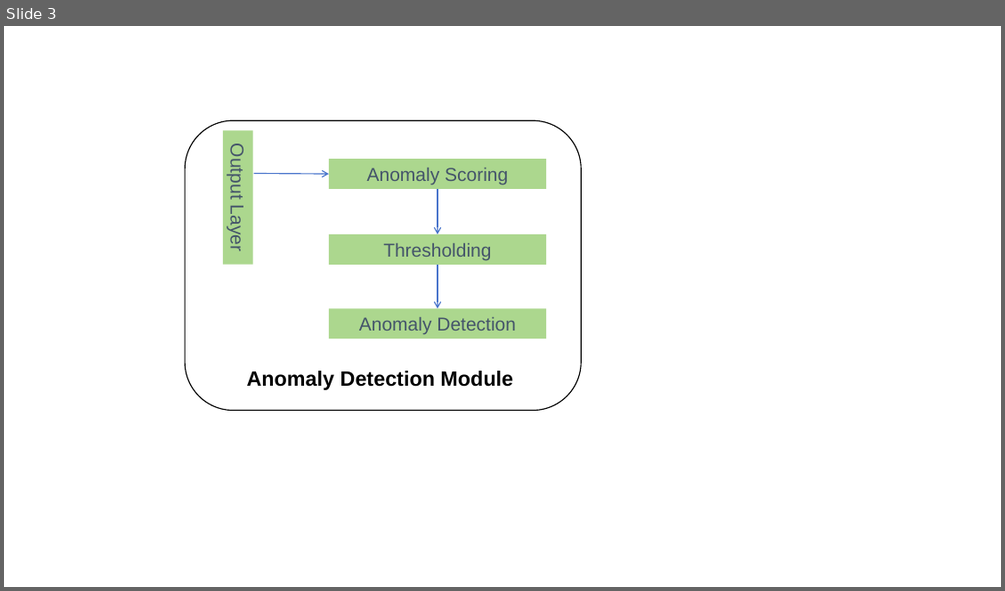
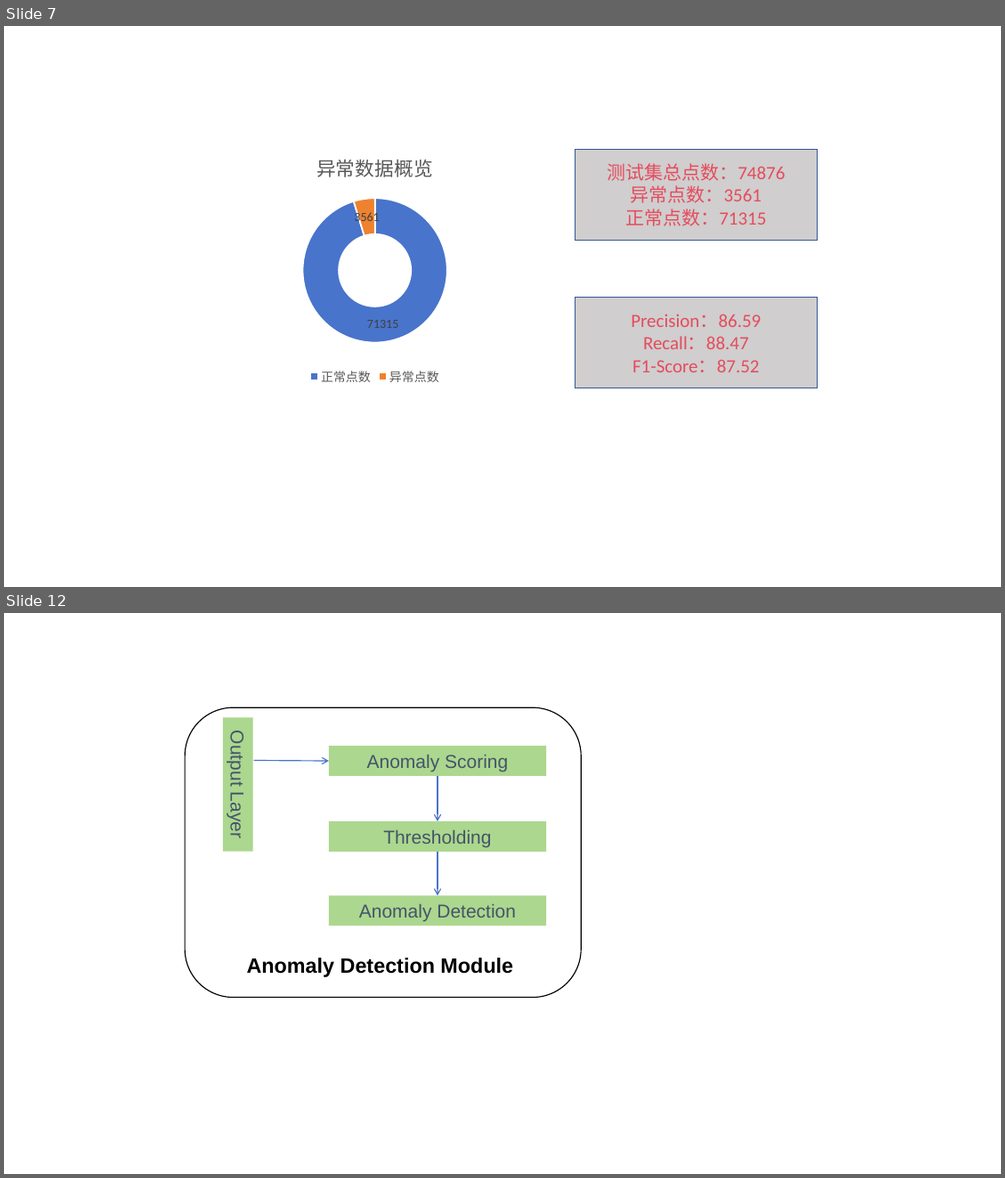
Before and after one commit to wuchenhu98/lunwen, a slide deck: 论文插图.pptx. Shown one above the other, each under a label of ours: slide 3 before the commit, slides 7 and 12 after it; the slides between them are not shown. The pictures are 1005x591 and 1005x1178 pixels, drawn with LibreOffice and Linux fonts; fonts in the diff are those of the drawing. Boxes give left, top, right and bottom in pixels: in the first picture for what was removed or moved away, otherwise in the second. Text is boxed around its words. In the diff, an @@ line names an element or a change of style, - is before the commit and + after.

```diff
--- a/论文插图.pptx
+++ b/论文插图.pptx
@@ slide 7 added at [4, 26, 1001, 587], background #FFFFFF @@
@@ doughnut chart added at [146, 139, 606, 389] @@
+title "异常数据概览 "
+categories: 正常点数, 异常点数
+Series 1: 71315, 3561, -, -
@@ rectangle added at [575, 150, 817, 240], fill #D0CECE, outline #355696 1 pt, 18 pt, text #E54C5E @@
+测试集总点数：74876
+异常点数：3561
+正常点数：71315
@@ rectangle added at [575, 297, 817, 388], fill #D0CECE, outline #355696 1 pt, 18 pt, text #E54C5E @@
+Precision：86.59
+Recall：88.47
+F1-Score：87.52
@@ what was slide 3 is now slide 12 @@
```
Also in this commit, not shown: 1 slide changed, 8 other slides added, 3 other files.
